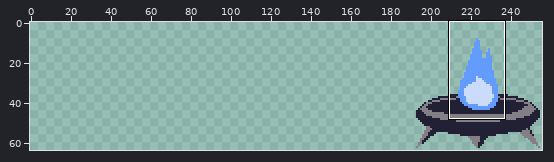
File history of a sprite sheet, 2024 Projects/C++ SFML/SFML_Projects/Platformer/Images/checkpoint_lit.png. Above: a wide view before the commit, with the close-up outlined.
Close-up. As it was:
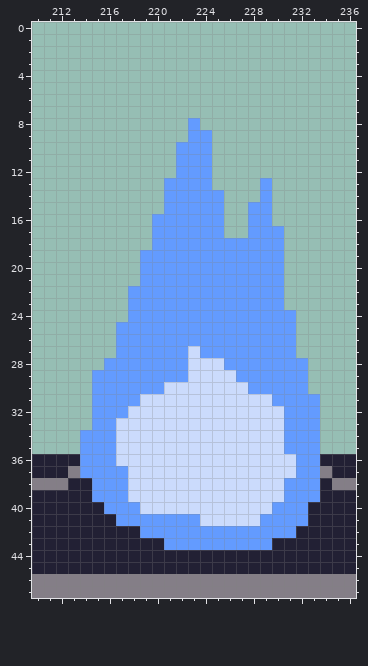
The file is 64x64 pixels. Shown: x 210..236, y 0..47. The old version is drawn lined up with the new one, on the new canvas. The commit also changed other parts of the picture, which this record leaves out.
After the commit:
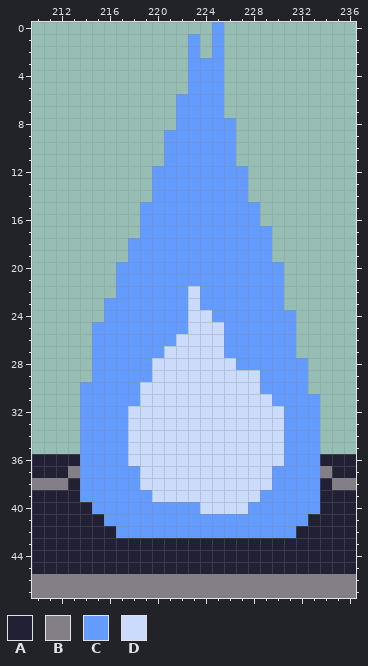
Palette (. is transparent): A #222034  B #847e87  C #639bff  D #cbdbfc
The edit:
{"change": "canvas 64x64 -> 256x64, the old top-left corner now at 192,0"}
{"y":0,"x":225,"old":".","new":"C"}
{"y":1,"x":223,"old":".","new":"C"}
{"y":1,"x":225,"old":".","new":"C"}
{"y":2,"x":223,"old":".","new":"C"}
{"y":2,"x":225,"old":".","new":"C"}
{"y":3,"x":223,"old":"...","new":"CCC"}
{"y":4,"x":223,"old":"...","new":"CCC"}
{"y":5,"x":223,"old":"...","new":"CCC"}
{"y":6,"x":222,"old":"....","new":"CCCC"}
{"y":7,"x":222,"old":"....","new":"CCCC"}
{"y":8,"x":222,"old":".","new":"C"}
{"y":8,"x":224,"old":"...","new":"CCC"}
{"y":9,"x":221,"old":"..","new":"CC"}
{"y":9,"x":225,"old":"..","new":"CC"}
{"y":10,"x":221,"old":".","new":"C"}
{"y":10,"x":225,"old":"..","new":"CC"}
{"y":11,"x":221,"old":".","new":"C"}
{"y":11,"x":225,"old":"..","new":"CC"}
{"y":12,"x":220,"old":"..","new":"CC"}
{"y":12,"x":225,"old":"...","new":"CCC"}
{"y":13,"x":220,"old":".","new":"C"}
{"y":13,"x":225,"old":"...","new":"CCC"}
{"y":13,"x":229,"old":"C","new":"."}
{"y":14,"x":220,"old":".","new":"C"}
{"y":14,"x":226,"old":"..","new":"CC"}
{"y":14,"x":229,"old":"C","new":"."}
{"y":15,"x":219,"old":"..","new":"CC"}
{"y":15,"x":226,"old":"..","new":"CC"}
{"y":15,"x":229,"old":"C","new":"."}
{"y":16,"x":219,"old":".","new":"C"}
{"y":16,"x":226,"old":"..","new":"CC"}
{"y":16,"x":229,"old":"C","new":"."}
{"y":17,"x":219,"old":".","new":"C"}
{"y":17,"x":226,"old":"..","new":"CC"}
{"y":17,"x":230,"old":"C","new":"."}
{"y":18,"x":218,"old":"..","new":"CC"}
{"y":18,"x":230,"old":"C","new":"."}
{"y":19,"x":218,"old":".","new":"C"}
{"y":19,"x":230,"old":"C","new":"."}
{"y":20,"x":217,"old":"..","new":"CC"}
{"y":21,"x":217,"old":"..","new":"CC"}
{"y":22,"x":217,"old":".","new":"C"}
{"y":22,"x":223,"old":"C","new":"D"}
{"y":23,"x":216,"old":"..","new":"CC"}
{"y":23,"x":223,"old":"C","new":"D"}
{"y":24,"x":216,"old":"..","new":"CC"}
{"y":24,"x":223,"old":"CC","new":"DD"}
{"y":25,"x":215,"old":"..","new":"CC"}
{"y":25,"x":223,"old":"CCC","new":"DDD"}
{"y":26,"x":215,"old":"..","new":"CC"}
{"y":26,"x":222,"old":"CCCC","new":"DDDD"}
{"y":27,"x":215,"old":"..","new":"CC"}
{"y":27,"x":221,"old":"CC","new":"DD"}
{"y":27,"x":224,"old":"CC","new":"DD"}
{"y":28,"x":215,"old":".","new":"C"}
{"y":28,"x":220,"old":"CCC","new":"DDD"}
{"y":28,"x":226,"old":"C","new":"D"}
{"y":29,"x":220,"old":"CCC","new":"DDD"}
{"y":29,"x":227,"old":"CC","new":"DD"}
{"y":30,"x":214,"old":".","new":"C"}
{"y":30,"x":219,"old":"CC","new":"DD"}
{"y":30,"x":228,"old":"C","new":"D"}
{"y":31,"x":214,"old":".","new":"C"}
{"y":32,"x":214,"old":".","new":"C"}
{"y":33,"x":214,"old":".","new":"C"}
{"y":33,"x":217,"old":"D","new":"C"}
{"y":34,"x":217,"old":"D","new":"C"}
{"y":35,"x":217,"old":"D","new":"C"}
{"y":36,"x":217,"old":"D","new":"C"}
{"y":36,"x":231,"old":"D","new":"C"}
{"y":37,"x":218,"old":"D","new":"C"}
{"y":37,"x":230,"old":"DD","new":"CC"}
{"y":38,"x":214,"old":"A","new":"C"}
{"y":38,"x":218,"old":"D","new":"C"}
{"y":38,"x":230,"old":"D","new":"C"}
{"y":39,"x":214,"old":"A","new":"C"}
{"y":39,"x":218,"old":"DD","new":"CC"}
{"y":39,"x":229,"old":"DD","new":"CC"}
{"y":40,"x":215,"old":"A","new":"C"}
{"y":40,"x":219,"old":"DDDDD","new":"CCCCC"}
{"y":40,"x":228,"old":"DD","new":"CC"}
{"y":40,"x":233,"old":"A","new":"C"}
{"y":41,"x":216,"old":"A","new":"C"}
{"y":41,"x":224,"old":"DDDDD","new":"CCCCC"}
{"y":42,"x":217,"old":"AA","new":"CC"}
{"y":43,"x":221,"old":"CCCCCCCCC","new":"AAAAAAAAA"}
